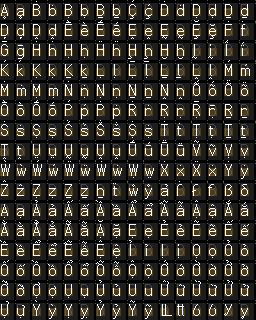
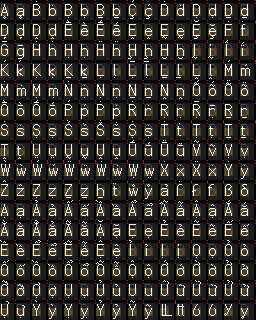
Revision of a layered 256 × 320 image; what changed, layer by layer:
painted on "Glyphs" over [18, 68, 87, 75]
